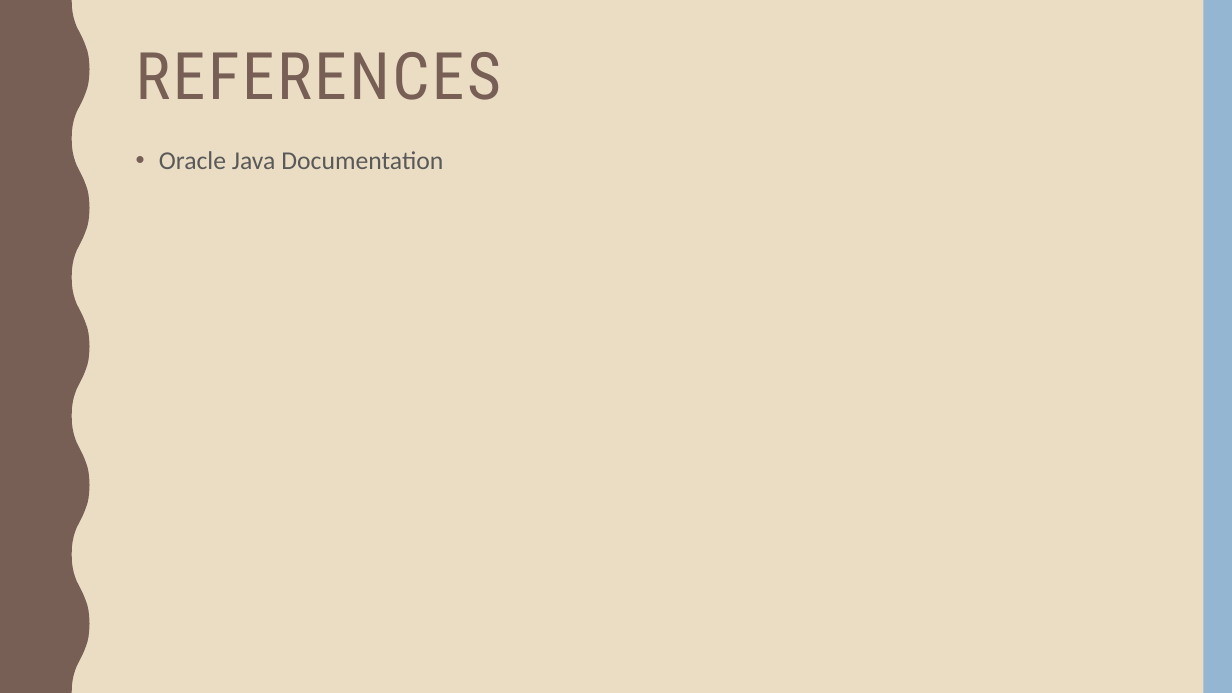
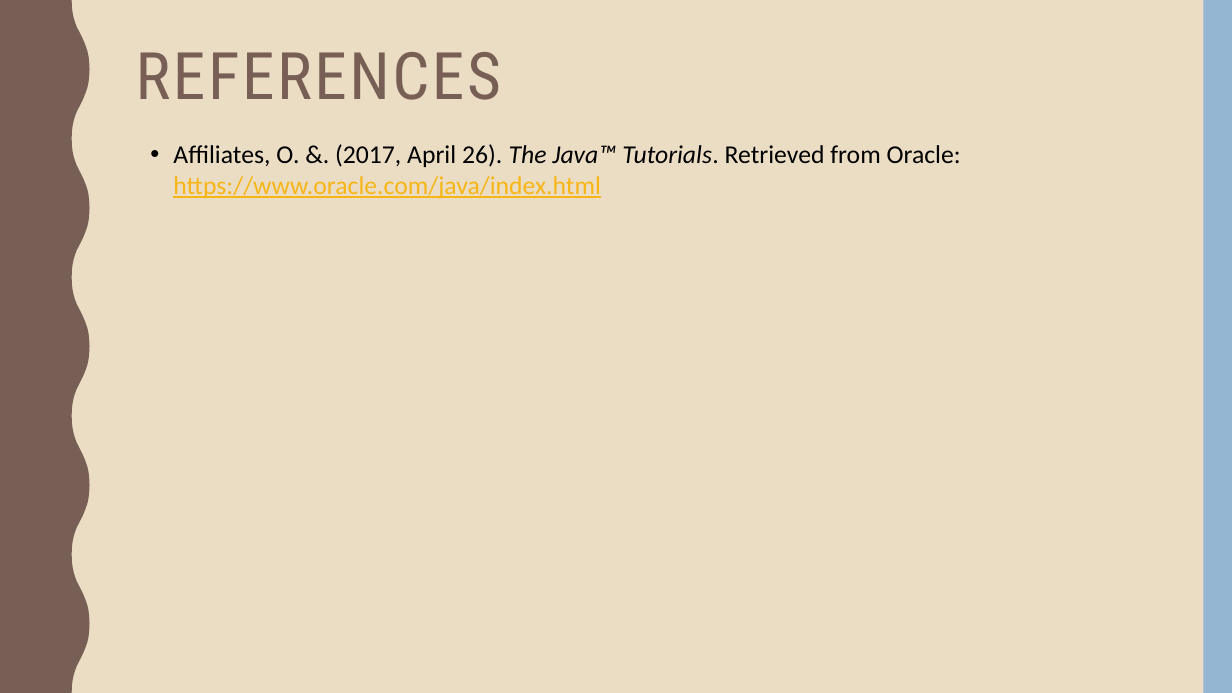
Before and after one commit to TolentinoDev/java_classes_and_methods, a slide deck: slide 17 of Presentation.pptx (slide 15 before the commit). Drawn at 1232x693 pixels with LibreOffice and Linux fonts; fonts in the diff are those of the drawing. Boxes give left, top, right and bottom in pixels: in the first picture for what was removed or moved away, otherwise in the second. Text is boxed around its words. In the diff, an @@ line names an element or a change of style, - is before the commit and + after.

```diff
--- a/Presentation.pptx
+++ b/Presentation.pptx
@@ text added at bbox=[173, 144, 961, 199], 20 pt, text #000000 @@
+• Affiliates, O. &. (2017, April 26). The Java™ Tutorials. Retrieved from Oracle: https://www.oracle.com/java/index.html
@@ text removed at bbox=[159, 151, 443, 169] @@
-• Oracle Java Documentation
```
Also in this commit, not shown: 1 other slide changed, 2 slides added.
